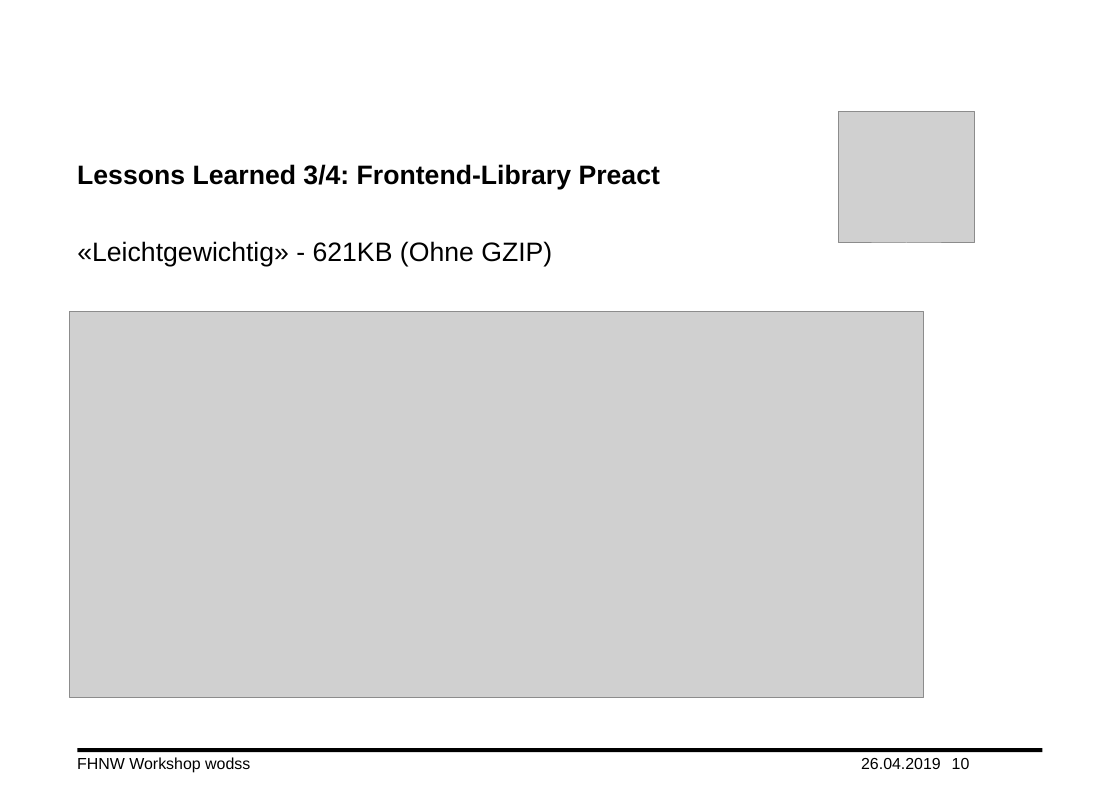
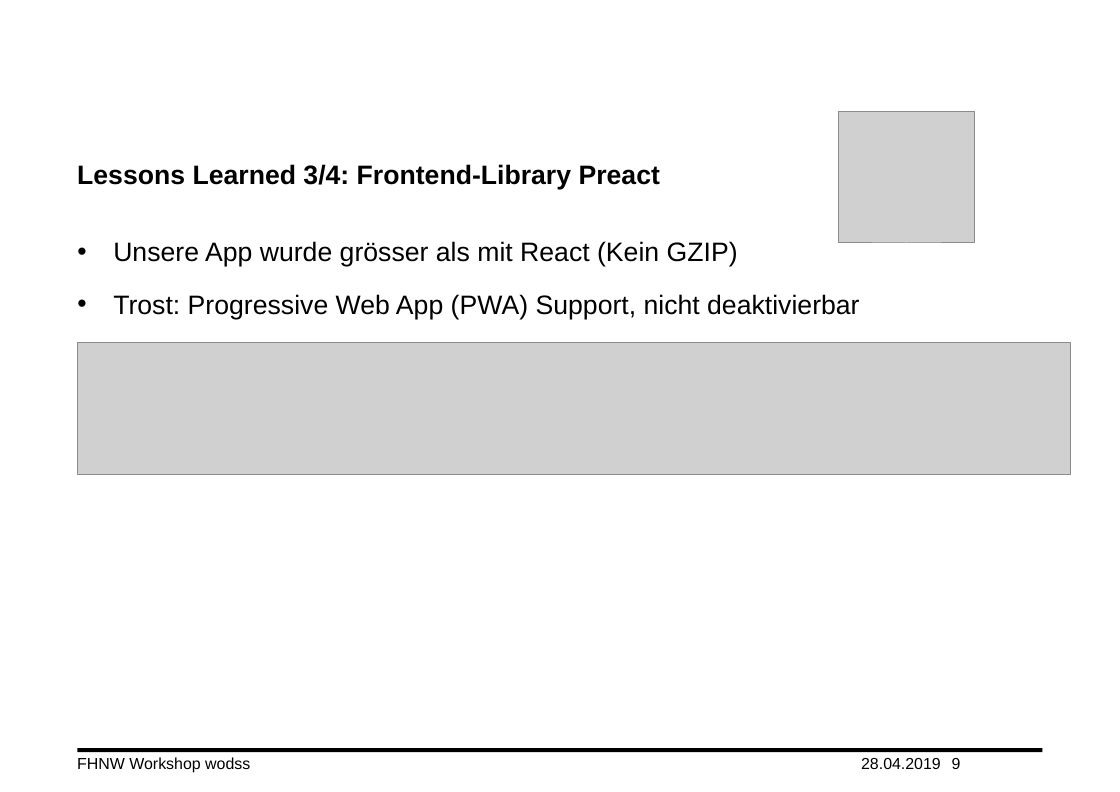
Before and after one commit to swaechter/fhnw-wodss, a slide deck: slide 9 of doc/Praesentation.pptx (slide 10 before the commit). Drawn at 1120x792 pixels with LibreOffice and Linux fonts; fonts in the diff are those of the drawing; grey boxes stand for pictures; background and template pictures are left out. Boxes give left, top, right and bottom in pixels: in the first picture for what was removed or moved away, otherwise in the second. Text is boxed around its words. In the diff, an @@ line names an element or a change of style, - is before the commit and + after.

```diff
--- a/doc/Praesentation.pptx
+++ b/doc/Praesentation.pptx
@@ text at box(113, 241, 859, 319): text changed @@
-«Leichtgewichtig» - 621KB (Ohne GZIP)
+• Unsere App wurde grösser als mit React (Kein GZIP)
+• Trost: Progressive Web App (PWA) Support, nicht deaktivierbar
@@ picture removed at box(70, 311, 925, 697) @@
@@ picture added at box(78, 343, 1072, 475) @@
@@ page number at box(952, 758, 961, 769): text changed @@
-10
+9
```
Also in this commit, not shown: 11 other slides changed, 1 slide removed, 2 other files.
